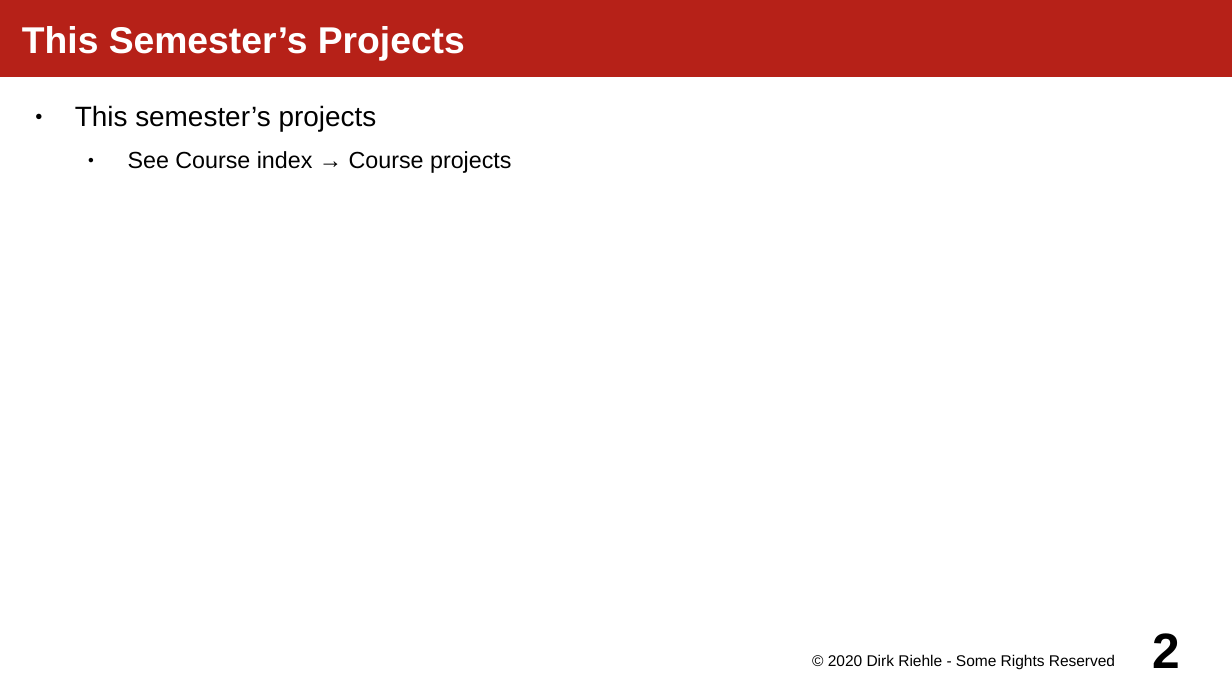
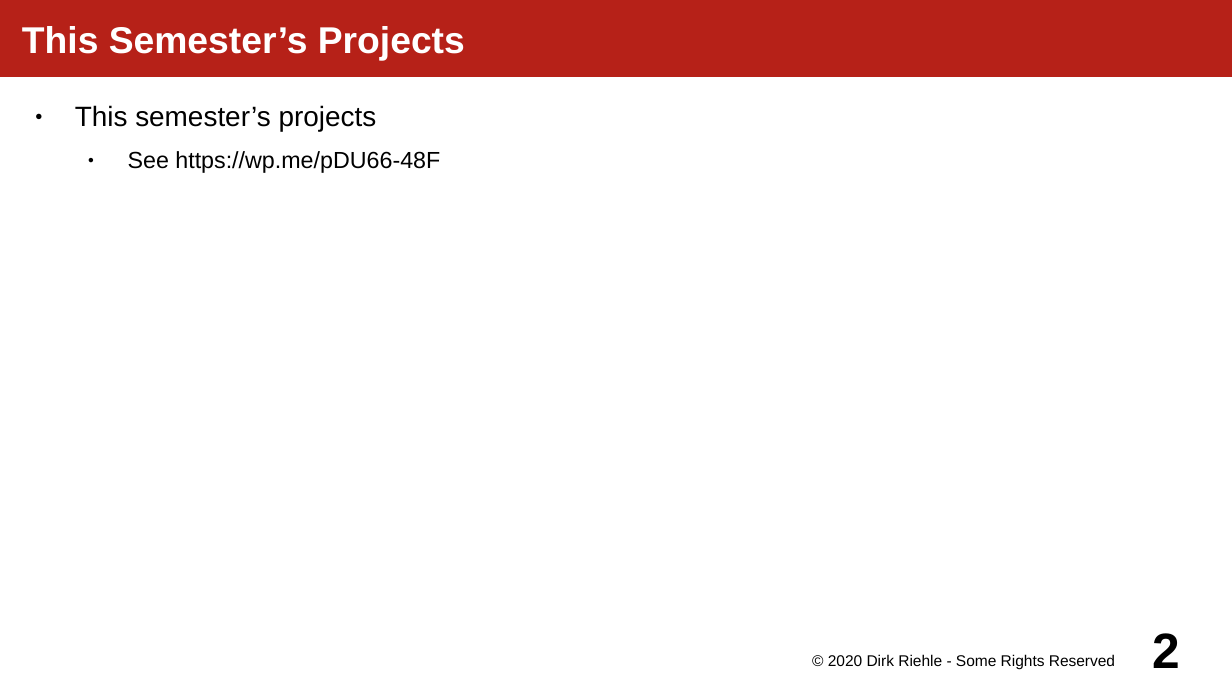
Before and after one commit to dirkriehle/amos-course, a slide deck: slide 2 of Lecture slides/AMOS A03 - Course Projects.odp. Drawn at 1232x693 pixels with LibreOffice and Linux fonts; fonts in the diff are those of the drawing. Boxes give left, top, right and bottom in pixels: in the first picture for what was removed or moved away, otherwise in the second. Text is boxed around its words. In the diff, an @@ line names an element or a change of style, - is before the commit and + after.

```diff
--- a/Lecture slides/AMOS A03 - Course Projects.odp
+++ b/Lecture slides/AMOS A03 - Course Projects.odp
@@ text at [128, 151, 440, 173]: text changed @@
-  ● See Course index → Course projects
+  ● See https://wp.me/pDU66-48F
```
Also in this commit, not shown: 4 other files.
